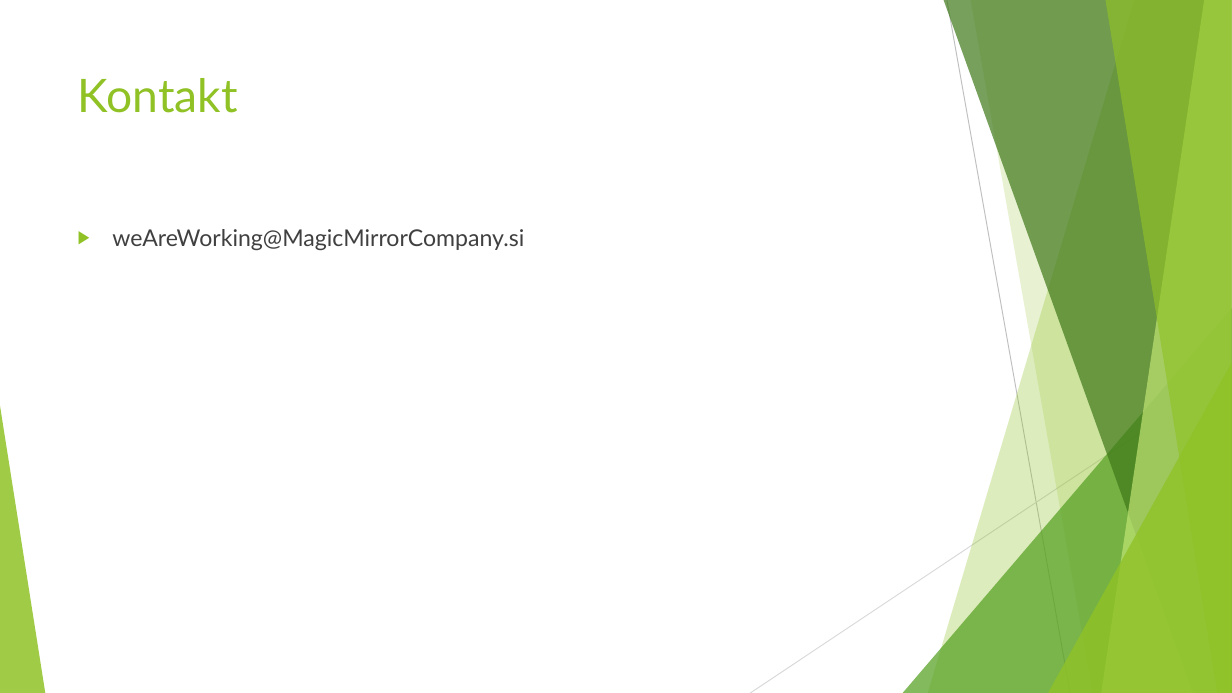
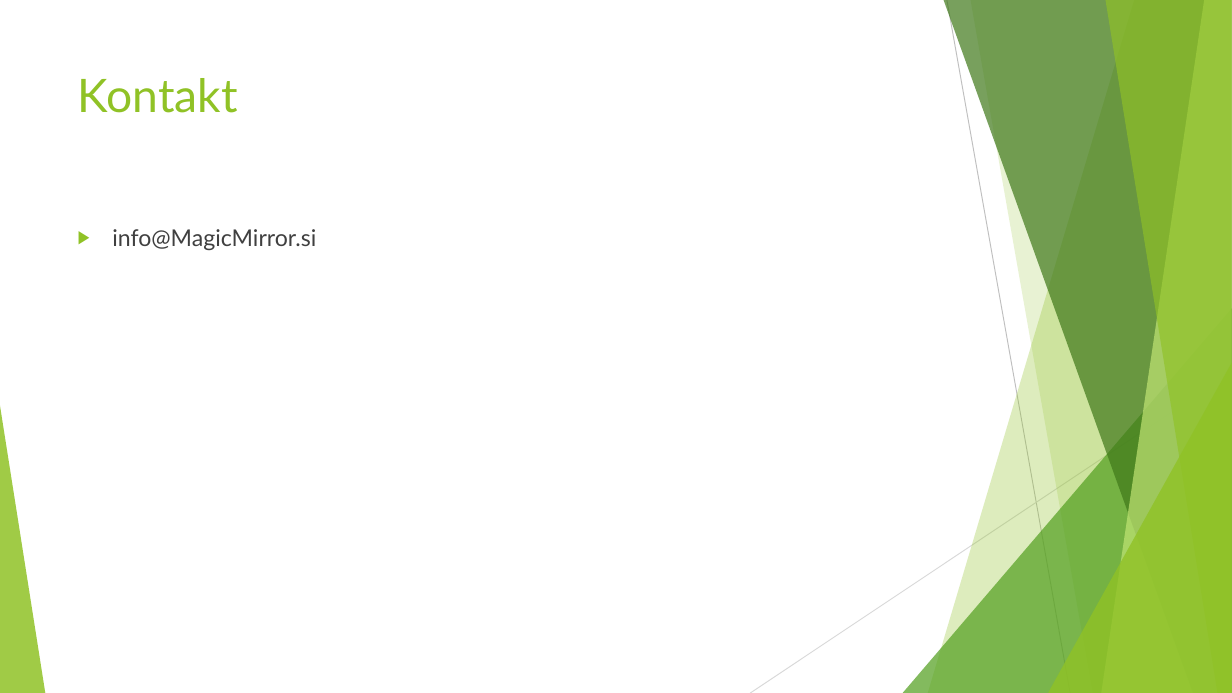
Before and after one commit to Zanz2/IPIRI_MM_RESOURCES, a slide deck: slide 12 of MAGIC-MIRROR_v4.pptx. Drawn at 1232x693 pixels with LibreOffice and Linux fonts; fonts in the diff are those of the drawing. Boxes give left, top, right and bottom in pixels: in the first picture for what was removed or moved away, otherwise in the second. Text is boxed around its words. In the diff, an @@ line names an element or a change of style, - is before the commit and + after.

```diff
--- a/MAGIC-MIRROR_v4.pptx
+++ b/MAGIC-MIRROR_v4.pptx
@@ text at [112,229,316,250]: text changed @@
-▶ weAreWorking@MagicMirrorCompany.si
+▶ info@MagicMirror.si
```
Also in this commit, not shown: 4 other slides changed.
